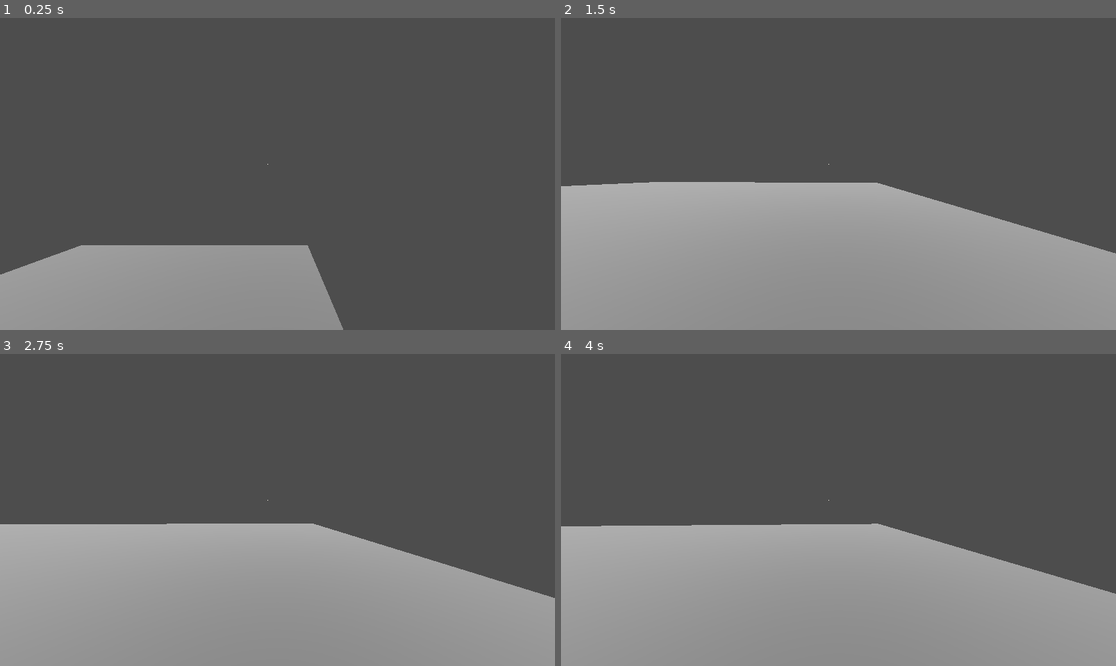
Above: before the commit, frames 1-4 (two rows, left to right).
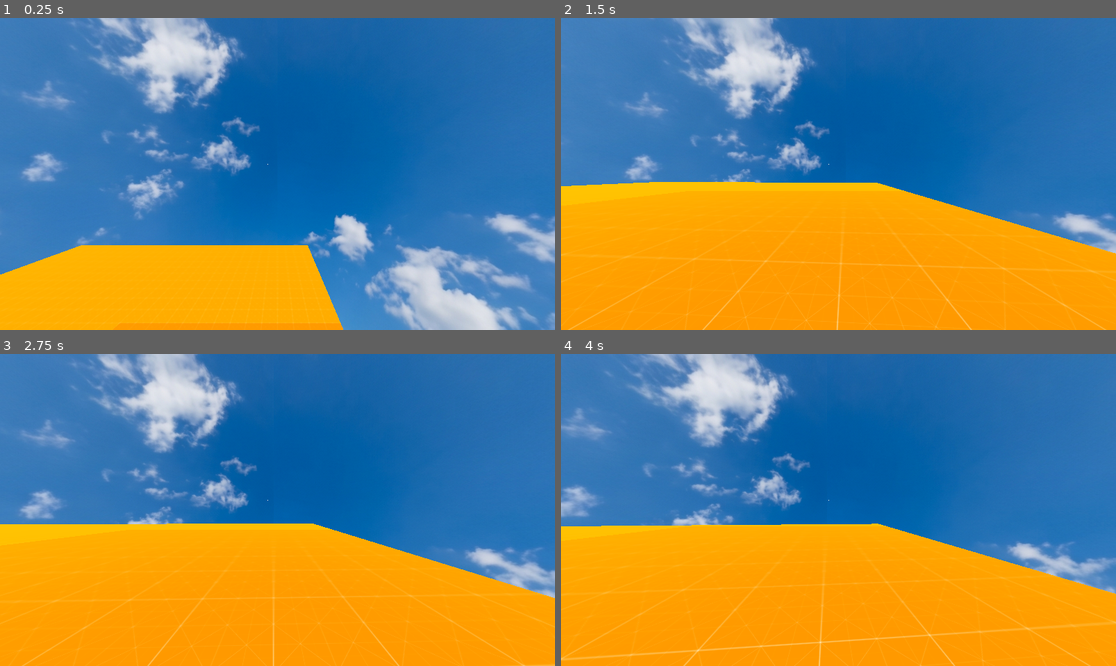
Above: after the commit, the same moments.

Repository: nevons/BEARTRAP
Game: Godot game, scene res://scenes/test.tscn
The game is run twice, just before and just after one commit, with the same random seed, the same clock (stepped at 60 frames per second) and the same inputs. The project has no main scene, so this scene is started directly.
Inputs (mouse positions are in pixels of both pictures, inside the frame that each line leads up to):
- Up to frame 1 (0.25 s): no input
- Up to frame 2 (1.5 s): move the mouse to (866, 174) at 0.52 s; hold W (forward) from 0.53 s (still down); tap Ctrl (crouch) at 0.6 s; move the mouse to (810, 174) at 1.27 s; tap Shift (sprint) at 1.35 s
- Up to frame 3 (2.75 s): keep holding W (forward); move the mouse to (288, 503) at 2.02 s; tap Ctrl (crouch) at 2.1 s
- Up to frame 4 (4 s): keep holding W (forward); move the mouse to (832, 516) at 2.77 s; tap Shift (sprint) at 2.85 s; move the mouse to (877, 513) at 3.52 s; tap Ctrl (crouch) at 3.6 s

The runs differ from the first frame. In frame 1, 100% of the frame differs, in the area x 0-100%, y 0-100%; in frame 2, 100%; in frame 3, 100%; in frame 4, 100%.

Commit message:
1.12
further changes to footstep and prototype textures

Diff:
--- a/scenes/test.tscn
+++ b/scenes/test.tscn
@@ -1,15 +1,29 @@
-[gd_scene load_steps=5 format=3 uid="uid://bpg0foknsyof"]
+[gd_scene load_steps=10 format=3 uid="uid://bpg0foknsyof"]
 
+[ext_resource type="Texture2D" uid="uid://d0r6n1u55rnxh" path="res://assets/textures/kenney_prototype_textures/orange/texture_05.png" id="1_bl13t"]
 [ext_resource type="PackedScene" uid="uid://dp3up1qky8mfq" path="res://scenes/PLAYER.tscn" id="1_errlg"]
+[ext_resource type="Texture2D" uid="uid://csbv333007nk" path="res://assets/textures/skyboxes/skybox_blue-sky.png" id="3_iyx0m"]
 
 [sub_resource type="BoxShape3D" id="BoxShape3D_ij1v8"]
 
 [sub_resource type="BoxMesh" id="BoxMesh_errlg"]
 
 [sub_resource type="StandardMaterial3D" id="StandardMaterial3D_errlg"]
-albedo_color = Color(0.051971, 0.051971, 0.051971, 1)
-metallic = 0.25
-metallic_specular = 0.72
+albedo_texture = ExtResource("1_bl13t")
+metallic_specular = 0.0
+anisotropy = -0.38
+uv1_triplanar = true
+uv1_world_triplanar = true
+
+[sub_resource type="PanoramaSkyMaterial" id="PanoramaSkyMaterial_74lek"]
+panorama = ExtResource("3_iyx0m")
+
+[sub_resource type="Sky" id="Sky_j5jx5"]
+sky_material = SubResource("PanoramaSkyMaterial_74lek")
+
+[sub_resource type="Environment" id="Environment_bl13t"]
+background_mode = 2
+sky = SubResource("Sky_j5jx5")
 
 [node name="Node3D" type="Node3D"]
 
@@ -28,5 +42,8 @@
 
 [node name="DirectionalLight3D" type="DirectionalLight3D" parent="."]
 transform = Transform3D(1, 0, 0, 0, -0.113342, 0.993556, 0, -0.993556, -0.113342, 0, 12.6984, 0)
-light_energy = 12.768
+light_energy = 1.213
 light_volumetric_fog_energy = 0.0
+
+[node name="WorldEnvironment" type="WorldEnvironment" parent="."]
+environment = SubResource("Environment_bl13t")
Binary file added: assets/audio/skybox_blue-sky.png
Not shown, added: assets/audio/skybox_blue-sky.png.import
Not shown, added: assets/textures/kenney_prototype_textures/LICENSE.txt
Binary file added: assets/textures/kenney_prototype_textures/dark/texture_01.png
Not shown, added: assets/textures/kenney_prototype_textures/dark/texture_01.png.import
Binary file added: assets/textures/kenney_prototype_textures/dark/texture_02.png
Not shown, added: assets/textures/kenney_prototype_textures/dark/texture_02.png.import
Binary file added: assets/textures/kenney_prototype_textures/dark/texture_03.png
Not shown, added: assets/textures/kenney_prototype_textures/dark/texture_03.png.import
Binary file added: assets/textures/kenney_prototype_textures/dark/texture_04.png
Not shown, added: assets/textures/kenney_prototype_textures/dark/texture_04.png.import
Binary file added: assets/textures/kenney_prototype_textures/dark/texture_05.png
(and 151 more such lines)
